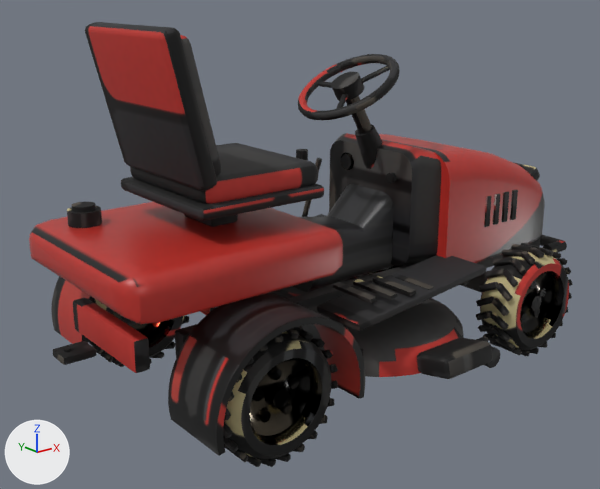
A saved change to the glTF model veiculos/zoeira/quebravel/teimoso/teimoso.glb.
Before and after are seen from a 50 mm lens placed at (-1.83, -2.05, 1.29), pointed at (-0.14, 0.05, 0.44). Arrows for +X, +Y and +Z are at lower left; the lights stay in place. The first picture is the older version. Vertices at exactly the same position are counted once.

The first picture shows 'body', 'hood', 'trunk', 'wheel_fr_rim', 'wheel_fr_tire', 'wheel_rl_rim', 'wheel_rl_tire', 'wheel_rr_rim', 'wheel_rr_tire' and 2 more.
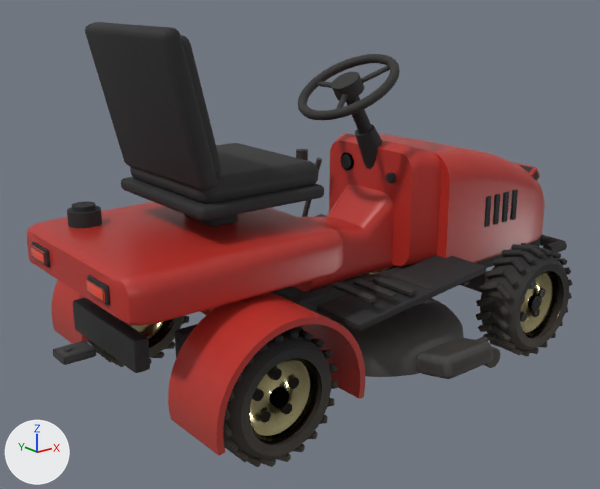
The edits, one by one:
me_body is used by ob_body; location (0.0, 0.0, 0.0).
me_body had 2658 vertices, 5124 faces and spanned x -1.02..0.77, y -0.47..0.56, z 0.14..1.18.
me_body now has 2834 vertices, 5468 faces and spans x -1.02..0.77, y -0.47..0.56, z 0.14..1.18.
me_body part 1: the loose piece of 56 vertices spanning x -0.73..0.77, y -0.15..-0.1, z 0.25..0.34 is copied, and the copy is scaled about its middle by (0.00307, 2.32, 0.452), then moved by (-1.0, 0.36, 0.23); it spans x -0.98..-0.97, y 0.18..0.28, z 0.51..0.55.
me_body part 2: the loose piece of 56 vertices spanning x -0.88..-0.84, y -0.16..0.24, z 0.27..0.37 is copied, and the copy is scaled about its middle by (-0.113, -0.248, -0.411), then moved by (-0.12, -0.19, 0.21); it spans x -0.98..-0.97, y -0.2..-0.1, z 0.51..0.55.
me_body part 3: 28 vertices moved from x -0.96..-0.95, y -0.27..0.35, z 0.49..0.58 to x -0.96..-0.95, y -0.29..0.37, z 0.47..0.59; 20 vertices removed from x -0.96..-0.93, y -0.29..0.38, z 0.47..0.58; 132 vertices added at x -0.97..-0.93, y -0.3..0.39, z 0.47..0.59.
me_body part 4: 4506 kept faces spanning x -1.02..0.77, y -0.47..0.56, z 0.14..1.18 get new texture (UV) coordinates.
Other edits to the shape of me_body do not show in these pictures.
me_hood_001 has 638 vertices, 1204 faces and spans x 0.27..0.942, y -0.24..0.326, z 0.325..0.745.
me_hood_001 is used by ob_hood; location (0.0, 0.0, 0.0).
me_hood_001 part 5: 1068 kept faces spanning x 0.27..0.942, y -0.24..0.326, z 0.325..0.745 get new texture (UV) coordinates.
me_trunk_002 has 792 vertices, 1532 faces and spans x -0.27..0.35, y -0.558..0.533, z 0.04..0.255.
me_trunk_002 is used by ob_trunk; location (0.0, 0.0, 0.0).
me_trunk_002 part 6: 1436 kept faces spanning x -0.27..0.35, y -0.558..0.533, z 0.04..0.255 get new texture (UV) coordinates.
me_wheel_fr_rim has 602 vertices, 1096 faces and spans x -0.126..0.126, y -0.075..0.075, z -0.126..0.126.
me_wheel_fr_rim is used by ob_wheel_fr_rim; location (0.575, -0.357, 0.195).
me_wheel_fr_rim part 7: 1096 kept faces spanning x -0.126..0.126, y -0.075..0.075, z -0.126..0.126 get new texture (UV) coordinates.
me_wheel_fr_tire has 1376 vertices, 2496 faces and spans x -0.196..0.196, y -0.079..0.079, z -0.195..0.195.
me_wheel_fr_tire is used by ob_wheel_fr_tire; location (0.575, -0.357, 0.195).
me_wheel_fr_tire part 8: texture (UV) coordinates of 2496 of 2496 faces, centred in x -0.195..0.195, y -0.078..0.078, z -0.195..0.195, changed; they spanned u 0.0..1.0, v 0.02..1.0 and now span u 0.0..0.99, v 0.0..0.98.
me_wheel_rl_rim has 602 vertices, 1096 faces and spans x -0.126..0.126, y -0.075..0.075, z -0.126..0.126.
me_wheel_rl_rim is used by ob_wheel_rl_rim; location (-0.575, 0.443, 0.195).
me_wheel_rl_rim part 9: 1096 kept faces spanning x -0.126..0.126, y -0.075..0.075, z -0.126..0.126 get new texture (UV) coordinates.
me_wheel_rr_rim has 602 vertices, 1096 faces and spans x -0.126..0.126, y -0.075..0.075, z -0.126..0.126.
me_wheel_rr_rim is used by ob_wheel_rr_rim; location (-0.575, -0.357, 0.195).
me_wheel_rr_rim part 10: 1096 kept faces spanning x -0.126..0.126, y -0.075..0.075, z -0.126..0.126 get new texture (UV) coordinates.
me_wheel_rr_tire has 1376 vertices, 2496 faces and spans x -0.196..0.196, y -0.079..0.079, z -0.195..0.195.
me_wheel_rr_tire is used by ob_wheel_rr_tire; location (-0.575, -0.357, 0.195).
me_wheel_rr_tire part 11: texture (UV) coordinates of 2496 of 2496 faces, centred in x -0.195..0.195, y -0.078..0.078, z -0.195..0.195, changed; they spanned u 0.0..1.0, v 0.0..1.0 and now span u 0.0..0.99, v 0.0..0.98.

Changed parts and their boxes (x1, y1, x2, y2) in the pictures (600 x 489 px):
'body', reshaped
    before: (29, 22, 504, 456)
    after: (27, 22, 504, 456)
part 1 of me_body, added
    after: (31, 245, 47, 265)
part 2 of me_body, added
    after: (86, 278, 106, 303)
part 3 of me_body, built on
    before: (29, 225, 157, 324)
    after: (27, 224, 159, 326)
part 4 of me_body, surface changed
    both: (29, 23, 504, 456)
part 5 of me_hood_001, surface changed
    both: (434, 152, 545, 261)
part 6 of me_trunk_002, surface changed
    both: (269, 274, 497, 379)
part 7 of me_wheel_fr_rim, surface changed (lighter)
    both: (520, 271, 564, 339)
part 8 of me_wheel_fr_tire, surface changed
    both: (476, 243, 572, 357)
part 9 of me_wheel_rl_rim, surface changed (lighter)
    before: (112, 311, 175, 348)
    after: (131, 318, 175, 348)
part 10 of me_wheel_rr_rim, surface changed (black to brown)
    both: (249, 358, 322, 445)
part 11 of me_wheel_rr_tire, surface changed
    both: (223, 327, 338, 467)
